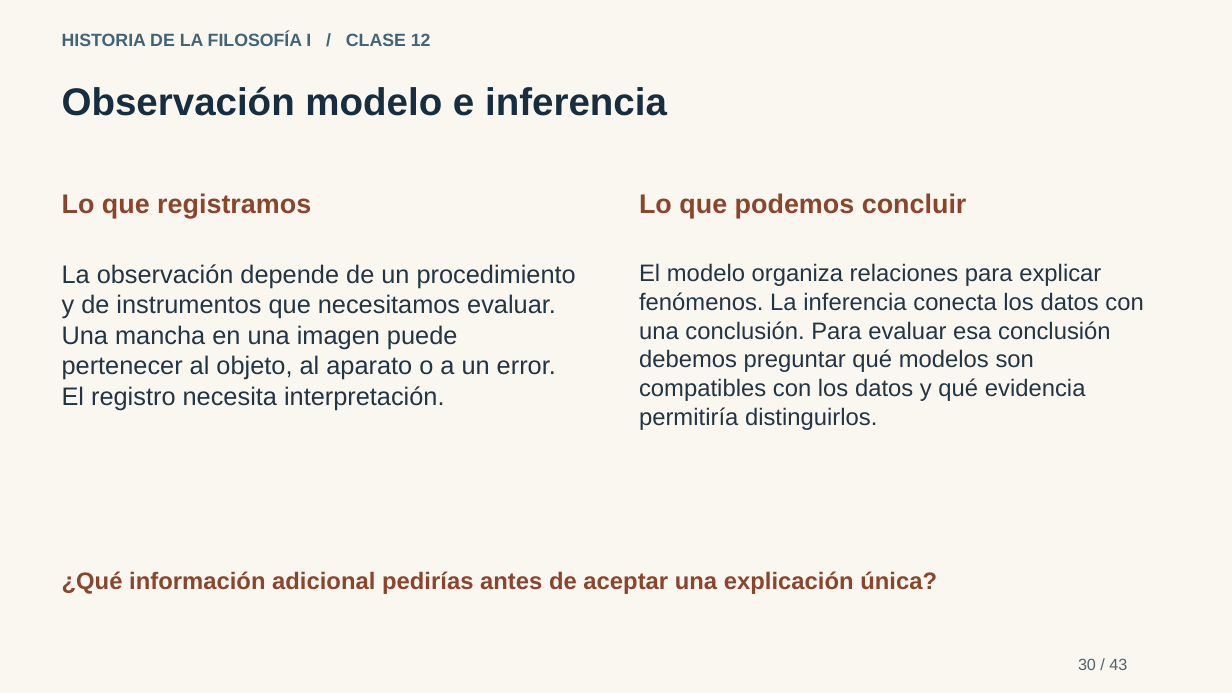
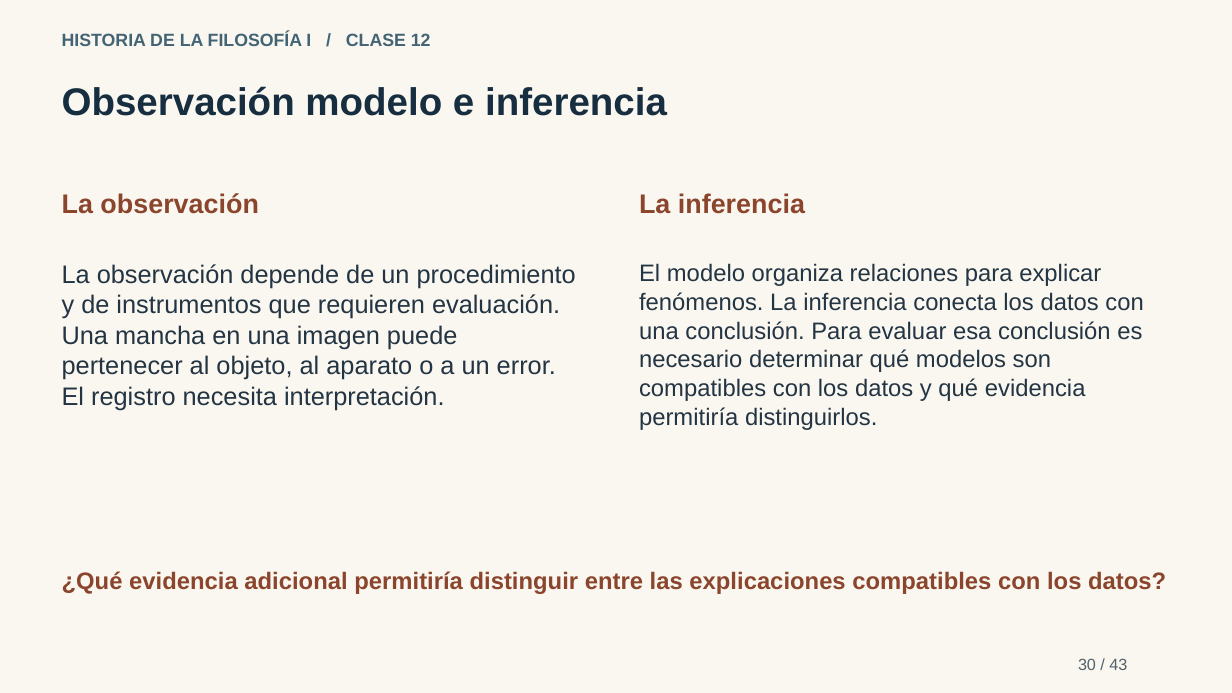
Before and after one commit to JAMC1805/JAMC1805.github.io, a slide deck: slide 30 of materiales/Historia-I-Clase-12-didactica.pptx. Drawn at 1232x693 pixels with LibreOffice and Linux fonts; fonts in the diff are those of the drawing. Boxes give left, top, right and bottom in pixels: in the first picture for what was removed or moved away, otherwise in the second. Text is boxed around its words. In the diff, an @@ line names an element or a change of style, - is before the commit and + after.

```diff
--- a/materiales/Historia-I-Clase-12-didactica.pptx
+++ b/materiales/Historia-I-Clase-12-didactica.pptx
@@ text at (62, 193, 258, 214): text changed @@
-Lo que registramos
+La observación
@@ text at (639, 193, 805, 214): text changed @@
-Lo que podemos concluir
+La inferencia
@@ text at (62, 264, 576, 410): text changed @@
-La observación depende de un procedimiento y de instrumentos que necesitamos evaluar. Una mancha en una imagen puede pertenecer al objeto, al aparato o a un error. El registro necesita interpretación.
+La observación depende de un procedimiento y de instrumentos que requieren evaluación. Una mancha en una imagen puede pertenecer al objeto, al aparato o a un error. El registro necesita interpretación.
@@ text at (639, 263, 1143, 430): text changed @@
-El modelo organiza relaciones para explicar fenómenos. La inferencia conecta los datos con una conclusión. Para evaluar esa conclusión debemos preguntar qué modelos son compatibles con los datos y qué evidencia permitiría distinguirlos.
+El modelo organiza relaciones para explicar fenómenos. La inferencia conecta los datos con una conclusión. Para evaluar esa conclusión es necesario determinar qué modelos son compatibles con los datos y qué evidencia permitiría distinguirlos.
@@ text at (62, 571, 1166, 594): text changed @@
-¿Qué información adicional pedirías antes de aceptar una explicación única?
+¿Qué evidencia adicional permitiría distinguir entre las explicaciones compatibles con los datos?
```
Also in this commit, not shown: 13 other slides changed, 8 other files.
